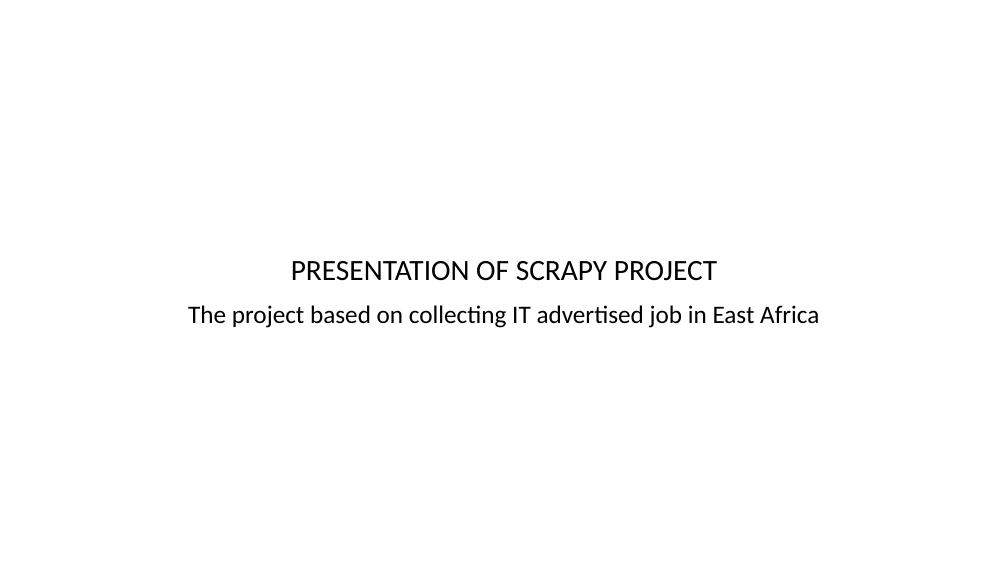
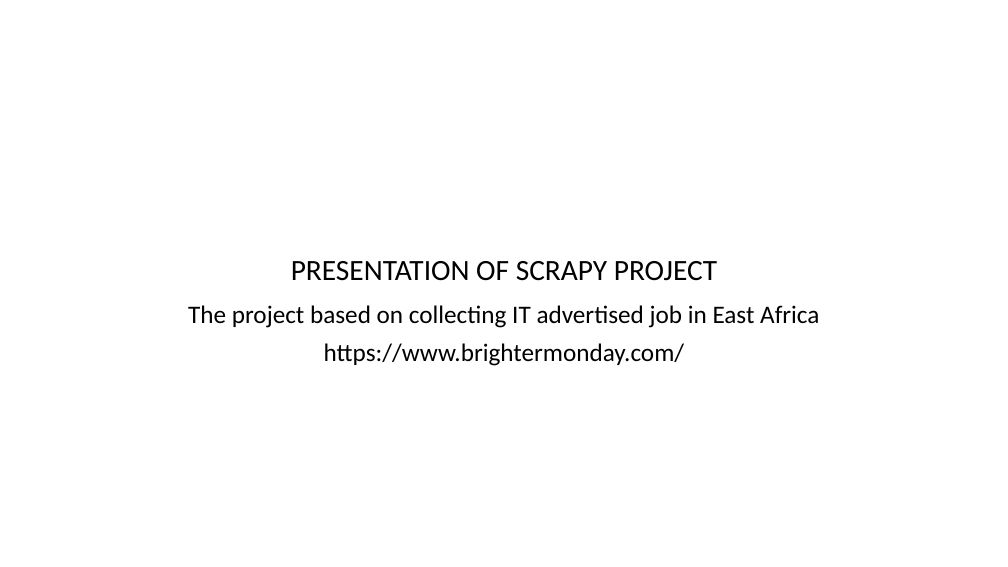
Before and after one commit to datascienceseptember/scrapy, a slide deck: slide 1 of PRESENTATION OF SCRAPY PROJECT.pptx. Drawn at 1008x567 pixels with LibreOffice and Linux fonts; fonts in the diff are those of the drawing. Boxes give left, top, right and bottom in pixels: in the first picture for what was removed or moved away, otherwise in the second. Text is boxed around its words. In the diff, an @@ line names an element or a change of style, - is before the commit and + after.

```diff
--- a/PRESENTATION OF SCRAPY PROJECT.pptx
+++ b/PRESENTATION OF SCRAPY PROJECT.pptx
@@ subtitle at <box>324,343,684,366</box>: paragraph added @@
+https://www.brightermonday.com/
```
